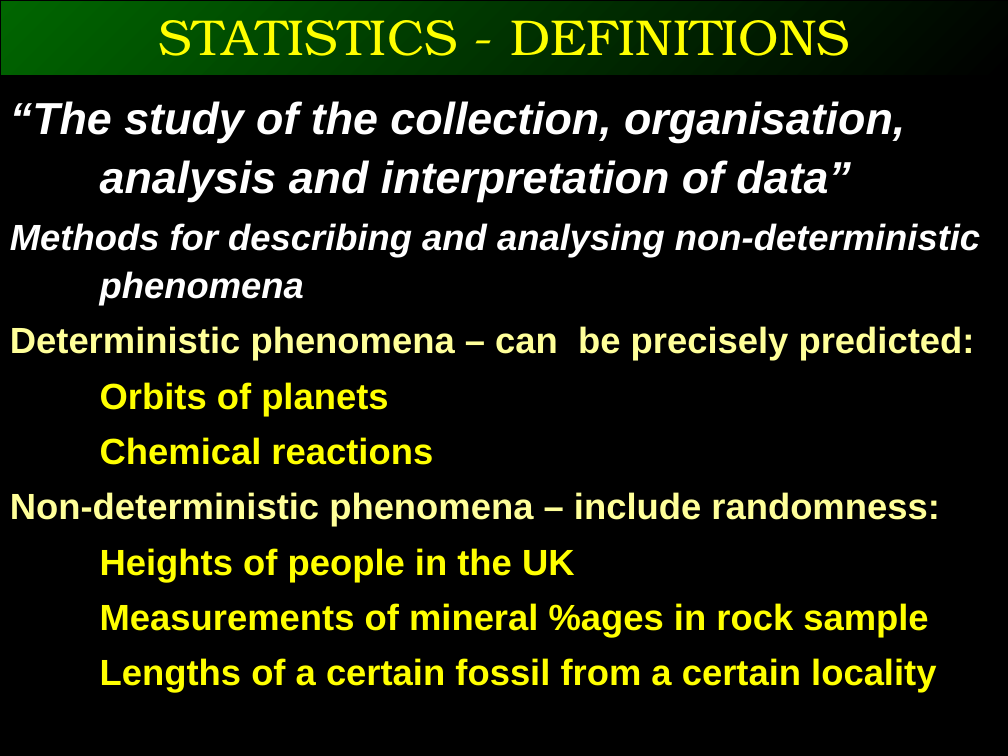
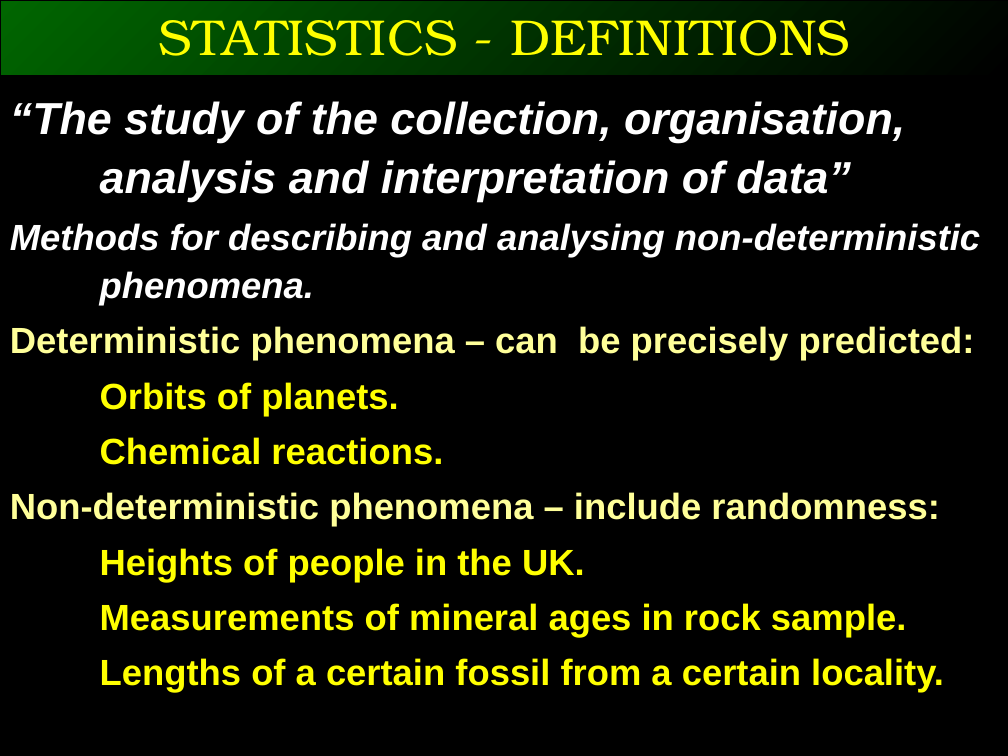
Before and after one commit to ggorman/Introduction-to-stats-for-geoscientists, a slide deck: slide 3 of slides/CSFG5.pptx. Drawn at 1008x756 pixels with LibreOffice and Linux fonts; fonts in the diff are those of the drawing. Boxes give left, top, right and bottom in pixels: in the first picture for what was removed or moved away, otherwise in the second. Text is boxed around its words. In the diff, an @@ line names an element or a change of style, - is before the commit and + after.

```diff
--- a/slides/CSFG5.pptx
+++ b/slides/CSFG5.pptx
@@ text at (10,223,980,306): text changed @@
-Methods for describing and analysing non-deterministic phenomena
+Methods for describing and analysing non-deterministic phenomena.
@@ text at (100,382,443,465): text changed @@
-Orbits of planets
-Chemical reactions
+Orbits of planets.
+Chemical reactions.
@@ text at (100,548,944,693): text changed @@
-Heights of people in the UK
-Measurements of mineral %ages in rock sample
-Lengths of a certain fossil from a certain locality
+Heights of people in the UK.
+Measurements of mineral ages in rock sample.
+Lengths of a certain fossil from a certain locality.
```
Also in this commit, not shown: 13 other slides changed, 2 slides added, 1 slide removed.
